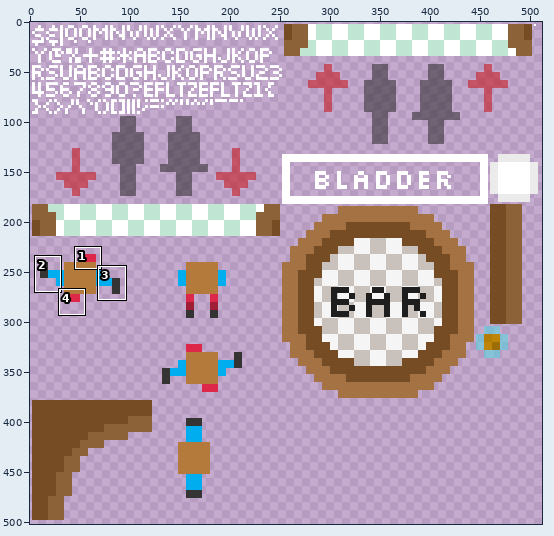
Sprite sheet, stored at Assets/Resources/Atlases/MainSheet-sixPack.png. Above, an overview of the earlier version with the close-up marked.
Close-up. As it was:
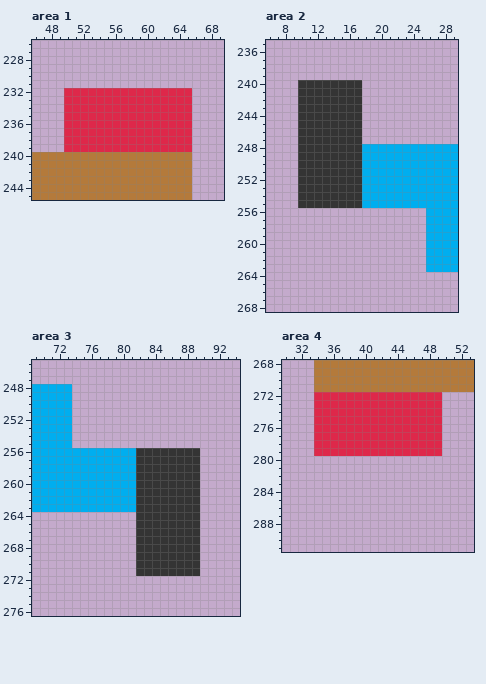
The file is 512x512 pixels. Pixels under 10% opacity are left out. Colours within 5 levels of each other are drawn and written as one. Shown: area 1: x 46..69, y 226..245; area 2: x 6..29, y 235..268; area 3: x 69..94, y 245..276; area 4: x 30..53, y 268..291. The wide view leaves out empty margins. The commit also changed other parts of the picture, which this record leaves out.
The same view after the edit:
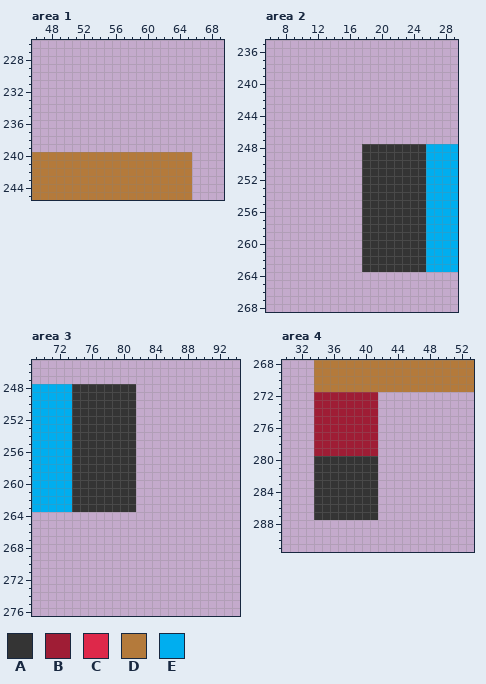
Palette (. is transparent): A #343434  B #9f1d35  C #de284a  D #b47a3b  E #00aeef
From old to new:
--- area 1
@@ x 46..69 @@
 231 ........................
-232 ....CCCCCCCCCCCCCCCC....
-233 ....CCCCCCCCCCCCCCCC....
-234 ....CCCCCCCCCCCCCCCC....
-235 ....CCCCCCCCCCCCCCCC....
-236 ....CCCCCCCCCCCCCCCC....
-237 ....CCCCCCCCCCCCCCCC....
-238 ....CCCCCCCCCCCCCCCC....
-239 ....CCCCCCCCCCCCCCCC....
+232 ........................
+233 ........................
+234 ........................
+235 ........................
+236 ........................
+237 ........................
+238 ........................
+239 ........................
 240 DDDDDDDDDDDDDDDDDDDD....
--- area 2
@@ x 6..29 @@
 239 ........................
-240 ....AAAAAAAA............
-241 ....AAAAAAAA............
-242 ....AAAAAAAA............
-243 ....AAAAAAAA............
-244 ....AAAAAAAA............
-245 ....AAAAAAAA............
-246 ....AAAAAAAA............
-247 ....AAAAAAAA............
-248 ....AAAAAAAAEEEEEEEEEEEE
-249 ....AAAAAAAAEEEEEEEEEEEE
-250 ....AAAAAAAAEEEEEEEEEEEE
-251 ....AAAAAAAAEEEEEEEEEEEE
-252 ....AAAAAAAAEEEEEEEEEEEE
-253 ....AAAAAAAAEEEEEEEEEEEE
-254 ....AAAAAAAAEEEEEEEEEEEE
-255 ....AAAAAAAAEEEEEEEEEEEE
-256 ....................EEEE
-257 ....................EEEE
-258 ....................EEEE
-259 ....................EEEE
-260 ....................EEEE
-261 ....................EEEE
-262 ....................EEEE
-263 ....................EEEE
+240 ........................
+241 ........................
+242 ........................
+243 ........................
+244 ........................
+245 ........................
+246 ........................
+247 ........................
+248 ............AAAAAAAAEEEE
+249 ............AAAAAAAAEEEE
+250 ............AAAAAAAAEEEE
+251 ............AAAAAAAAEEEE
+252 ............AAAAAAAAEEEE
+253 ............AAAAAAAAEEEE
+254 ............AAAAAAAAEEEE
+255 ............AAAAAAAAEEEE
+256 ............AAAAAAAAEEEE
+257 ............AAAAAAAAEEEE
+258 ............AAAAAAAAEEEE
+259 ............AAAAAAAAEEEE
+260 ............AAAAAAAAEEEE
+261 ............AAAAAAAAEEEE
+262 ............AAAAAAAAEEEE
+263 ............AAAAAAAAEEEE
 264 ........................
--- area 3
@@ x 69..94 @@
 247 ..........................
-248 EEEEE.....................
-249 EEEEE.....................
-250 EEEEE.....................
-251 EEEEE.....................
-252 EEEEE.....................
-253 EEEEE.....................
-254 EEEEE.....................
-255 EEEEE.....................
-256 EEEEEEEEEEEEEAAAAAAAA.....
-257 EEEEEEEEEEEEEAAAAAAAA.....
-258 EEEEEEEEEEEEEAAAAAAAA.....
-259 EEEEEEEEEEEEEAAAAAAAA.....
-260 EEEEEEEEEEEEEAAAAAAAA.....
-261 EEEEEEEEEEEEEAAAAAAAA.....
-262 EEEEEEEEEEEEEAAAAAAAA.....
-263 EEEEEEEEEEEEEAAAAAAAA.....
-264 .............AAAAAAAA.....
-265 .............AAAAAAAA.....
-266 .............AAAAAAAA.....
-267 .............AAAAAAAA.....
-268 .............AAAAAAAA.....
-269 .............AAAAAAAA.....
-270 .............AAAAAAAA.....
-271 .............AAAAAAAA.....
+248 EEEEEAAAAAAAA.............
+249 EEEEEAAAAAAAA.............
+250 EEEEEAAAAAAAA.............
+251 EEEEEAAAAAAAA.............
+252 EEEEEAAAAAAAA.............
+253 EEEEEAAAAAAAA.............
+254 EEEEEAAAAAAAA.............
+255 EEEEEAAAAAAAA.............
+256 EEEEEAAAAAAAA.............
+257 EEEEEAAAAAAAA.............
+258 EEEEEAAAAAAAA.............
+259 EEEEEAAAAAAAA.............
+260 EEEEEAAAAAAAA.............
+261 EEEEEAAAAAAAA.............
+262 EEEEEAAAAAAAA.............
+263 EEEEEAAAAAAAA.............
+264 ..........................
+265 ..........................
+266 ..........................
+267 ..........................
+268 ..........................
+269 ..........................
+270 ..........................
+271 ..........................
 272 ..........................
--- area 4
@@ x 30..53 @@
 271 ....DDDDDDDDDDDDDDDDDDDD
-272 ....CCCCCCCCCCCCCCCC....
-273 ....CCCCCCCCCCCCCCCC....
-274 ....CCCCCCCCCCCCCCCC....
-275 ....CCCCCCCCCCCCCCCC....
-276 ....CCCCCCCCCCCCCCCC....
-277 ....CCCCCCCCCCCCCCCC....
-278 ....CCCCCCCCCCCCCCCC....
-279 ....CCCCCCCCCCCCCCCC....
-280 ........................
-281 ........................
-282 ........................
-283 ........................
-284 ........................
-285 ........................
-286 ........................
-287 ........................
+272 ....BBBBBBBB............
+273 ....BBBBBBBB............
+274 ....BBBBBBBB............
+275 ....BBBBBBBB............
+276 ....BBBBBBBB............
+277 ....BBBBBBBB............
+278 ....BBBBBBBB............
+279 ....BBBBBBBB............
+280 ....AAAAAAAA............
+281 ....AAAAAAAA............
+282 ....AAAAAAAA............
+283 ....AAAAAAAA............
+284 ....AAAAAAAA............
+285 ....AAAAAAAA............
+286 ....AAAAAAAA............
+287 ....AAAAAAAA............
 288 ........................
Boxes around the changes in both close-ups, in picture pixels (x1, y1, x2, y2):
erased: (64, 88, 192, 152)
changed: (298, 80, 426, 272)
changed: (72, 384, 200, 576)
changed: (314, 392, 442, 520)
